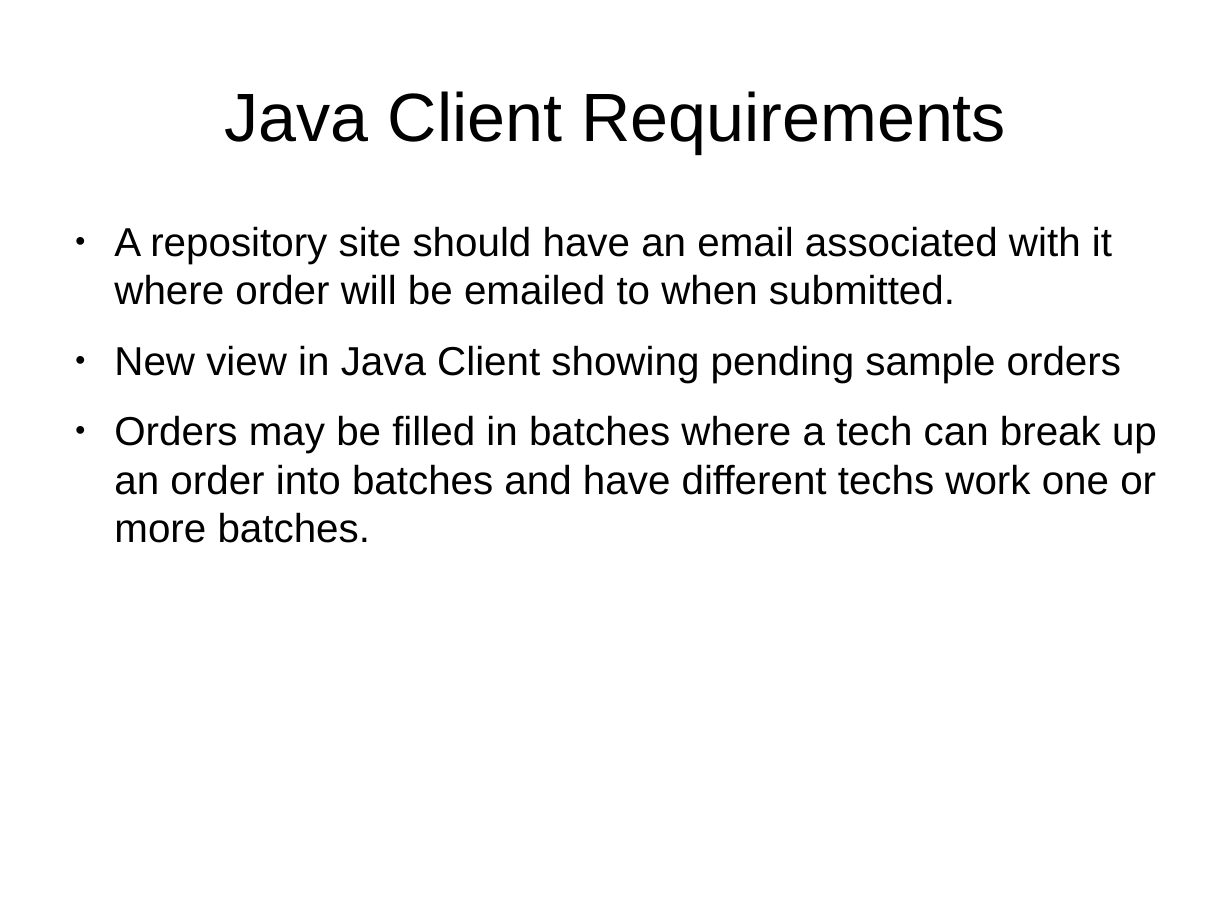
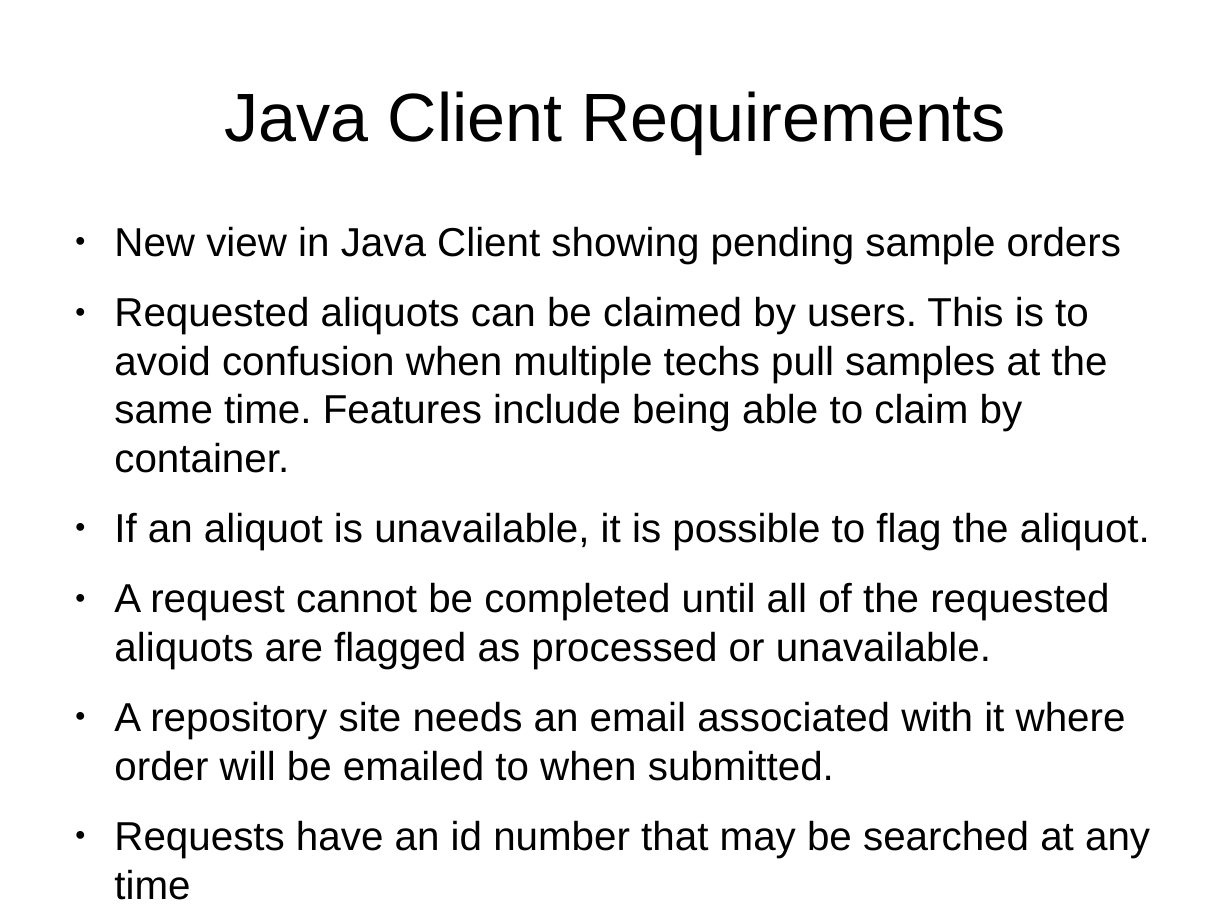
Before and after one commit to CBSR-Biobank/biobank, a slide deck: slide 3 of docs/sampleRequestFlowcharts.odp. Drawn at 1232x924 pixels with LibreOffice and Linux fonts; fonts in the diff are those of the drawing. Boxes give left, top, right and bottom in pixels: in the first picture for what was removed or moved away, otherwise in the second. Text is boxed around its words. In the diff, an @@ line names an element or a change of style, - is before the commit and + after.

```diff
--- a/docs/sampleRequestFlowcharts.odp
+++ b/docs/sampleRequestFlowcharts.odp
@@ text at bbox=[114, 226, 1112, 305]: paragraph removed @@
-● A repository site should have an email associated with it where order will be emailed to when submitted.
@@ text at bbox=[114, 296, 1150, 900]: text changed @@
-● Orders may be filled in batches where a tech can break up an order into batches and have different techs work one or more batches.
+● Requested aliquots can be claimed by users. This is to avoid confusion when multiple techs pull samples at the same time. Features include being able to claim by container.
+● If an aliquot is unavailable, it is possible to flag the aliquot.
+● A request cannot be completed until all of the requested aliquots are flagged as processed or unavailable.
+● A repository site needs an email associated with it where order will be emailed to when submitted.
+● Requests have an id number that may be searched at any time
```
Also in this commit, not shown: 7 other slides changed, 1 slide added.
